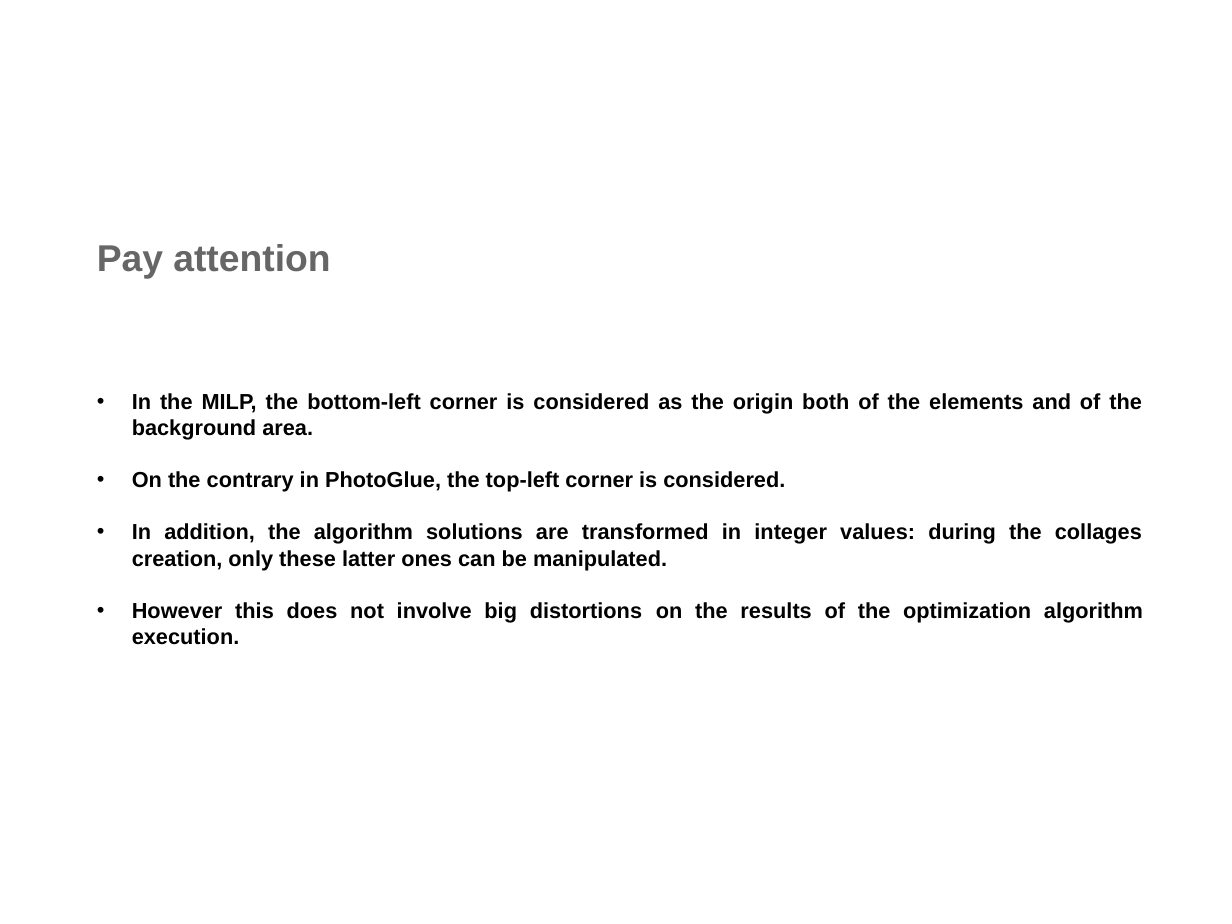
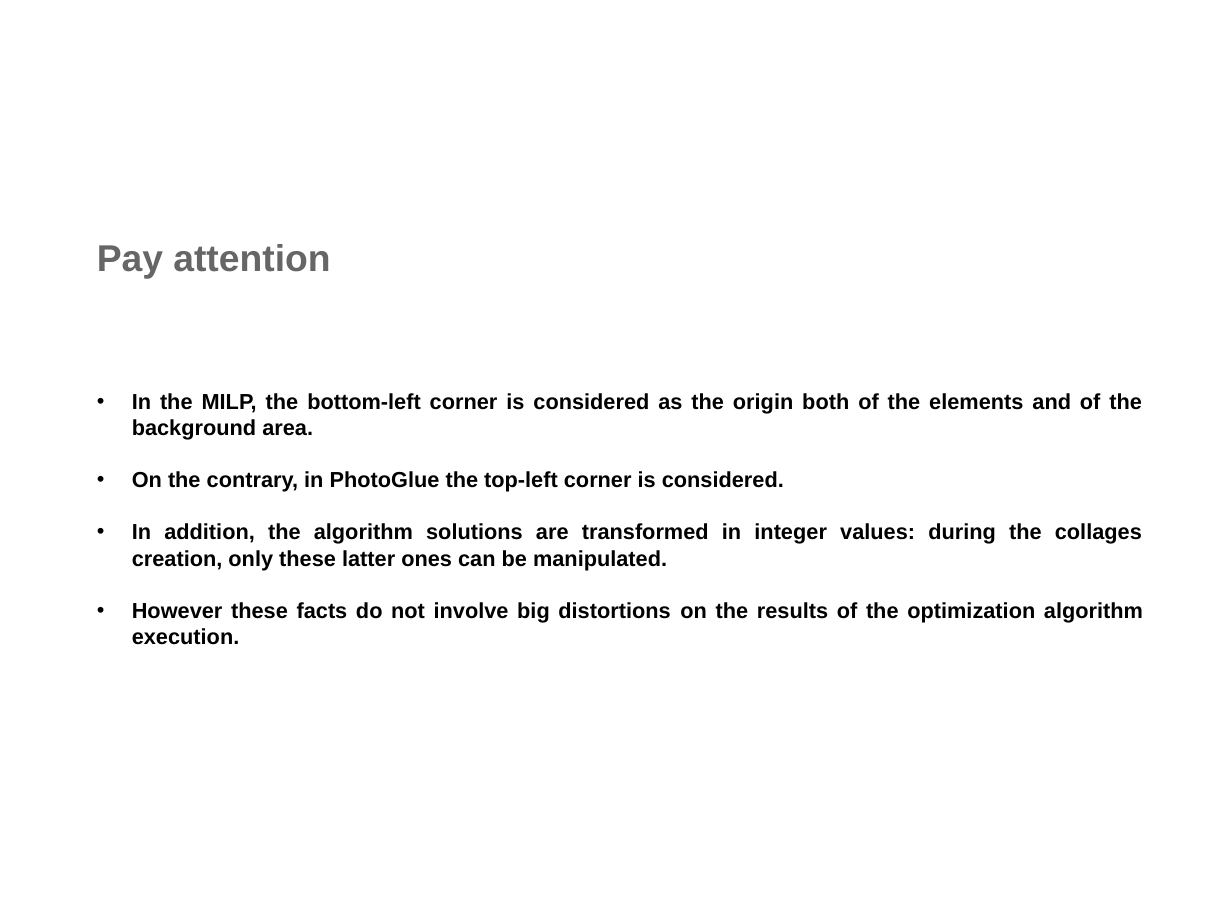
Before and after one commit to pierlumanzu/HCIProject-PhotoGlue, a slide deck: slide 16 of PhotoGlue-Instructions For Use.odp. Drawn at 1232x924 pixels with LibreOffice and Linux fonts; fonts in the diff are those of the drawing; background and template pictures are left out. Boxes give left, top, right and bottom in pixels: in the first picture for what was removed or moved away, otherwise in the second. Text is boxed around its words. In the diff, an @@ line names an element or a change of style, - is before the commit and + after.

```diff
--- a/PhotoGlue-Instructions For Use.odp
+++ b/PhotoGlue-Instructions For Use.odp
@@ text at [132, 471, 784, 492]: text changed @@
-• On the contrary in PhotoGlue, the top-left corner is considered.
+• On the contrary, in PhotoGlue the top-left corner is considered.
@@ text at [132, 602, 1143, 645]: text changed @@
-• However this does not involve big distortions on the results of the optimization algorithm execution.
+• However these facts do not involve big distortions on the results of the optimization algorithm execution.
```
Also in this commit, not shown: 5 other slides changed, 7 other files.
